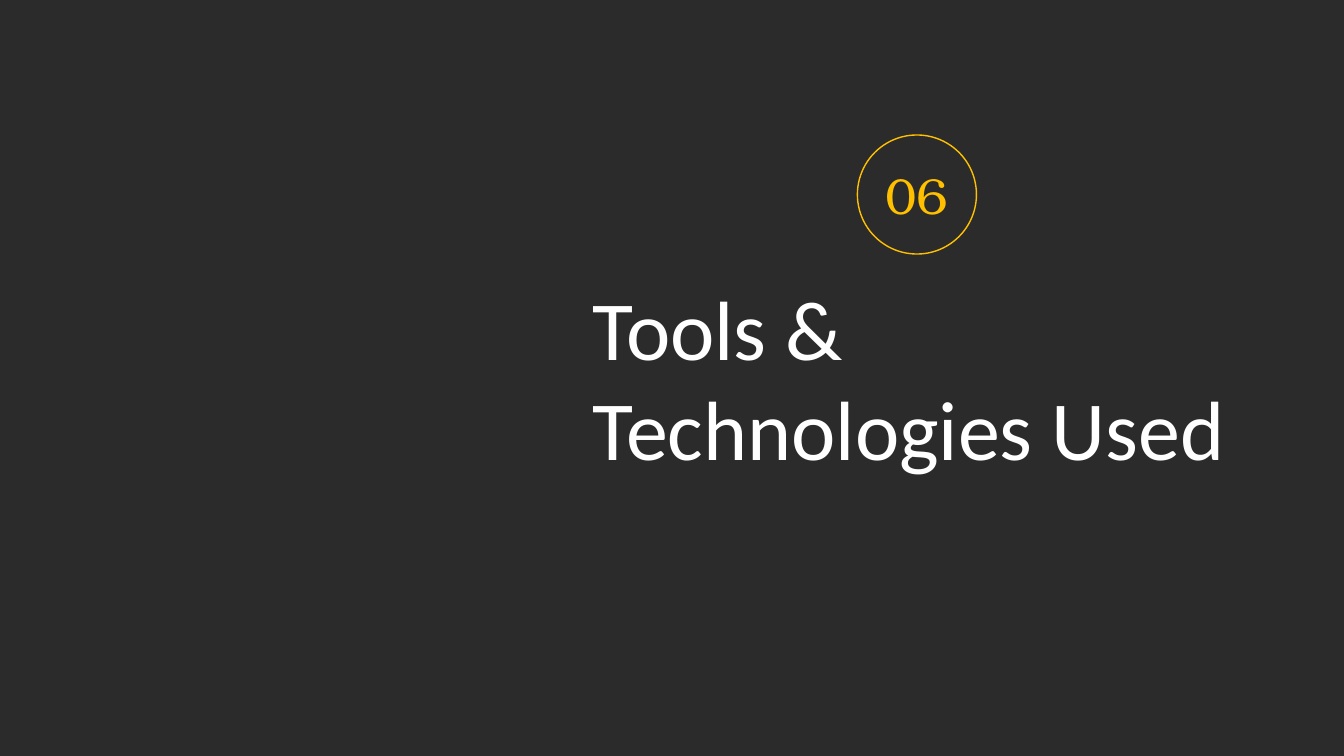
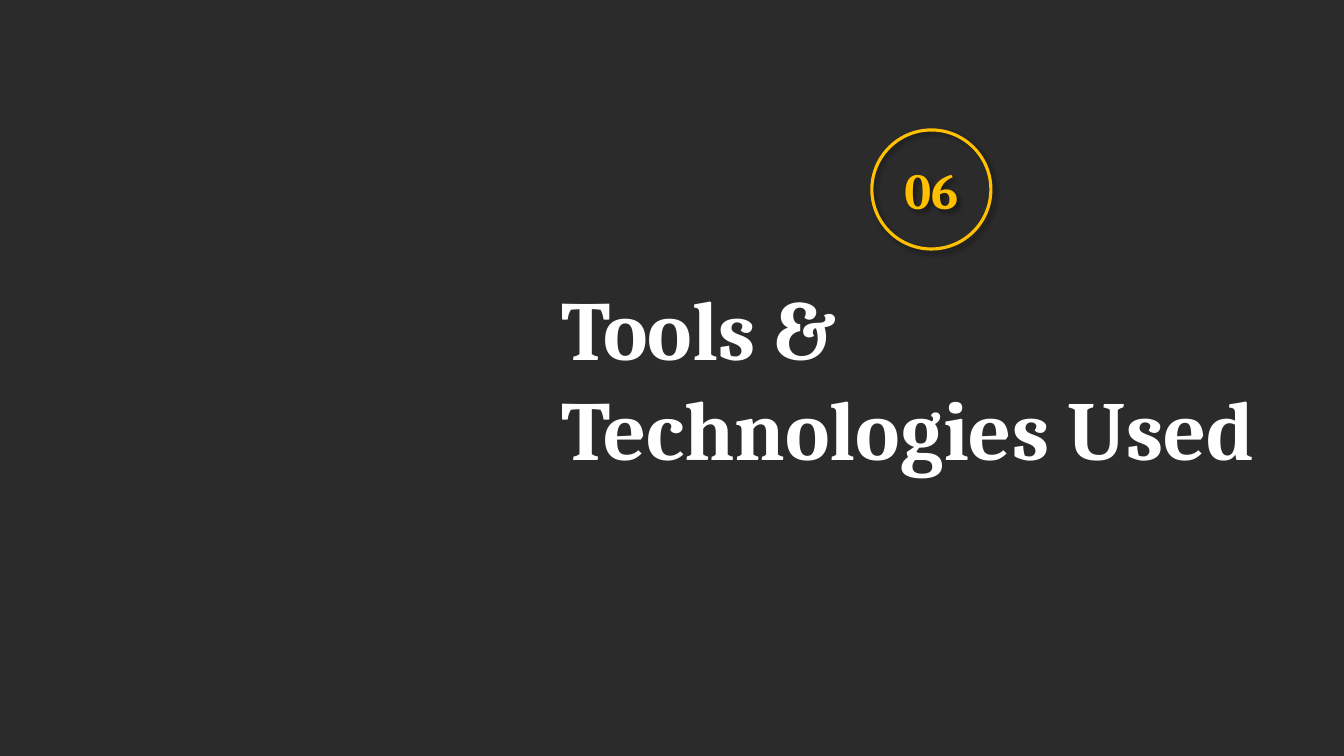
Before and after one commit to prafullwahatule/BI-Amazon-Sale-Report, a slide deck: slide 26 of Report/Amazon Sales Report.pptx. Drawn at 1344x756 pixels with LibreOffice and Linux fonts; fonts in the diff are those of the drawing; background and template pictures are left out; a plain dark background stands for a picture behind light text. Boxes give left, top, right and bottom in pixels: in the first picture for what was removed or moved away, otherwise in the second. Text is boxed around its words. In the diff, an @@ line names an element or a change of style, - is before the commit and + after.

```diff
--- a/Report/Amazon Sales Report.pptx
+++ b/Report/Amazon Sales Report.pptx
@@ ellipse "06" moved from (x1=858, y1=135, x2=977, y2=254) to (x1=872, y1=130, x2=991, y2=249) @@
@@ ellipse "06" at (x1=872, y1=130, x2=991, y2=249): font TeX Gyre Bonum to Cambria, bold on; outline #FFC000 1 pt to #FFC000 2.25 pt; shadow on @@
@@ text "Tools & Technologies Used" moved from (x1=593, y1=301, x2=1225, y2=475) to (x1=561, y1=301, x2=1255, y2=479) @@
@@ text "Tools & Technologies Used" at (x1=561, y1=301, x2=1255, y2=479): font Calibri to Cambria, bold on @@
```
Also in this commit, not shown: 27 other slides changed.
